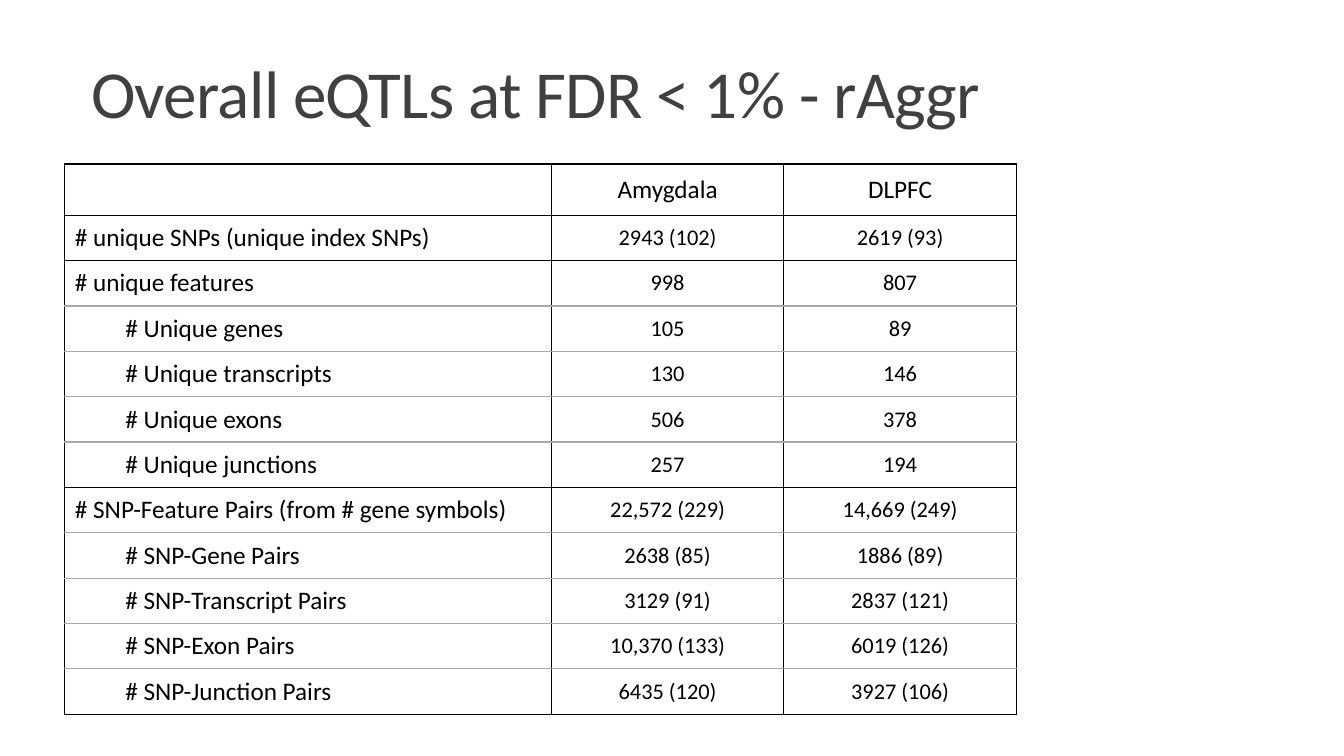
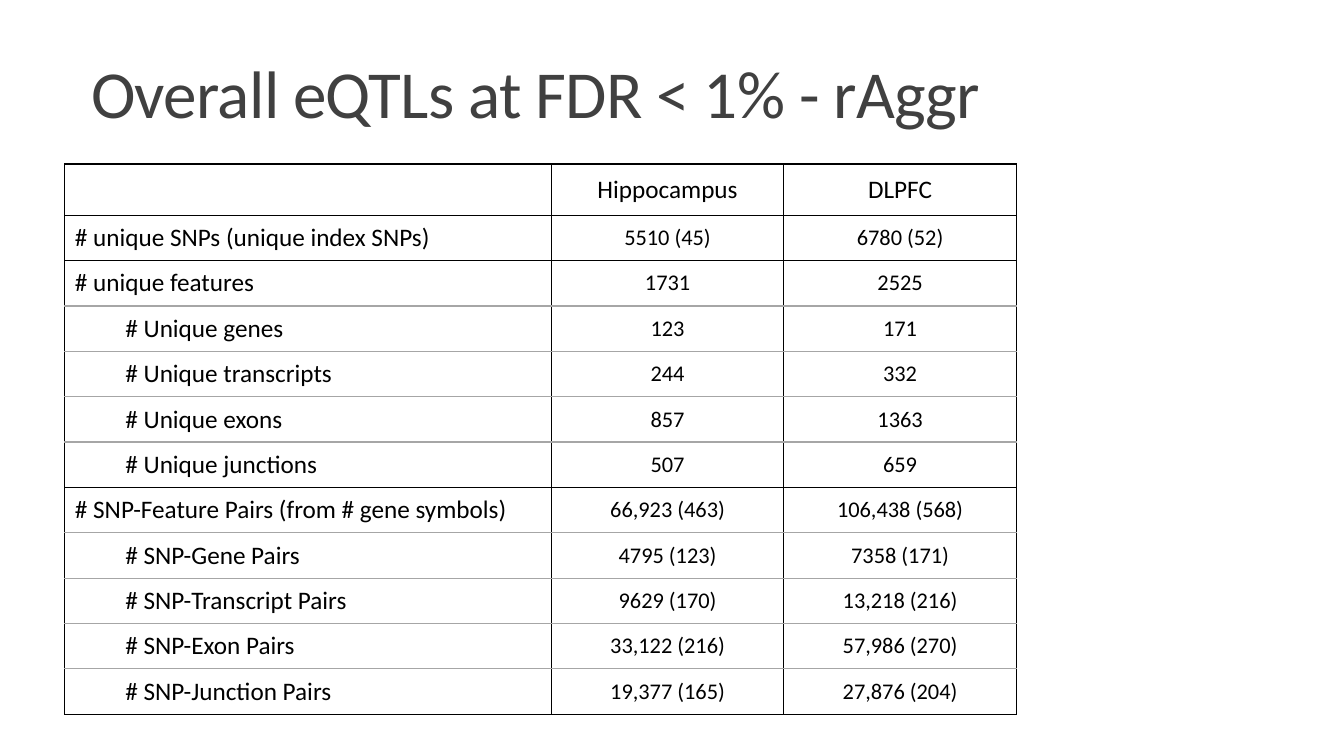
Before and after one commit to LieberInstitute/brainseq_phase2, a slide deck: slide 4 of eQTL_GWAS_riskSNPs/raggr_results_tables.pptx (slide 5 before the commit). Drawn at 1344x756 pixels with LibreOffice and Linux fonts; fonts in the diff are those of the drawing. Boxes give left, top, right and bottom in pixels: in the first picture for what was removed or moved away, otherwise in the second. Text is boxed around its words. In the diff, an @@ line names an element or a change of style, - is before the commit and + after.

```diff
--- a/eQTL_GWAS_riskSNPs/raggr_results_tables.pptx
+++ b/eQTL_GWAS_riskSNPs/raggr_results_tables.pptx
@@ table at (65,164,1017,715) @@
-row 1, column 2: Amygdala
+row 1, column 2: Hippocampus
-row 2, column 2: 2943 (102)
+row 2, column 2: 5510 (45)
-row 2, column 3: 2619 (93)
+row 2, column 3: 6780 (52)
-row 3, column 2: 998
+row 3, column 2: 1731
-row 3, column 3: 807
+row 3, column 3: 2525
-row 4, column 2: 105
+row 4, column 2: 123
-row 4, column 3: 89
+row 4, column 3: 171
-row 5, column 2: 130
+row 5, column 2: 244
-row 5, column 3: 146
+row 5, column 3: 332
-row 6, column 2: 506
+row 6, column 2: 857
-row 6, column 3: 378
+row 6, column 3: 1363
-row 7, column 2: 257
+row 7, column 2: 507
-row 7, column 3: 194
+row 7, column 3: 659
-row 8, column 2: 22,572 (229)
+row 8, column 2: 66,923 (463)
-row 8, column 3: 14,669 (249)
+row 8, column 3: 106,438 (568)
-row 9, column 2: 2638 (85)
+row 9, column 2: 4795 (123)
-row 9, column 3: 1886 (89)
+row 9, column 3: 7358 (171)
-row 10, column 2: 3129 (91)
+row 10, column 2: 9629 (170)
-row 10, column 3: 2837 (121)
+row 10, column 3: 13,218 (216)
-row 11, column 2: 10,370 (133)
+row 11, column 2: 33,122 (216)
-row 11, column 3: 6019 (126)
+row 11, column 3: 57,986 (270)
-row 12, column 2: 6435 (120)
+row 12, column 2: 19,377 (165)
-row 12, column 3: 3927 (106)
+row 12, column 3: 27,876 (204)
```
Also in this commit, not shown: 2 other slides changed, 1 slide removed, 3 other files.
